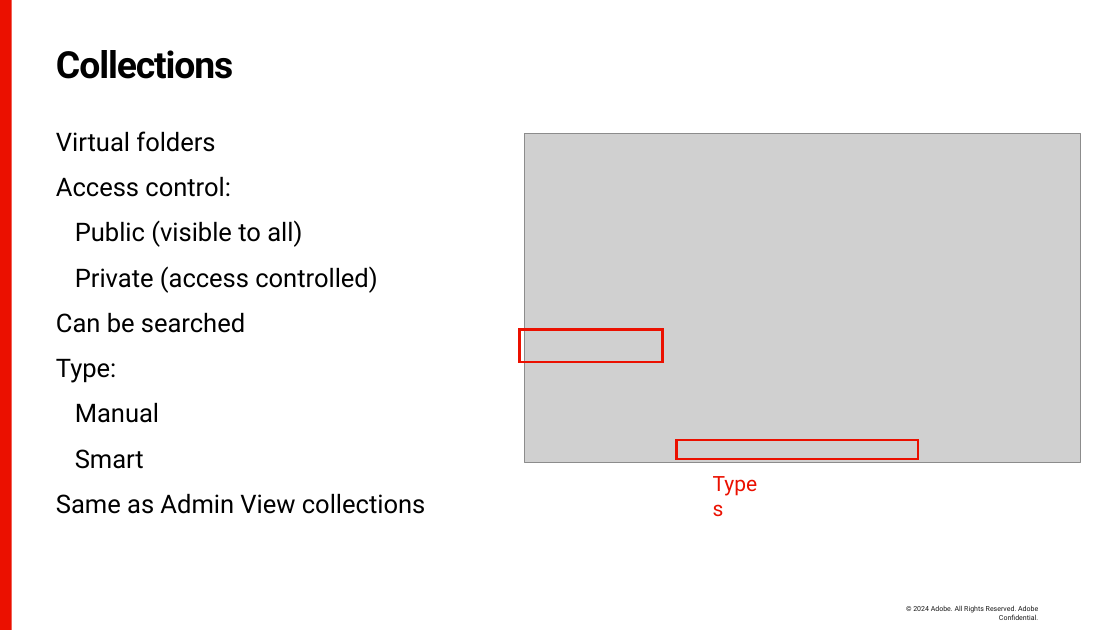
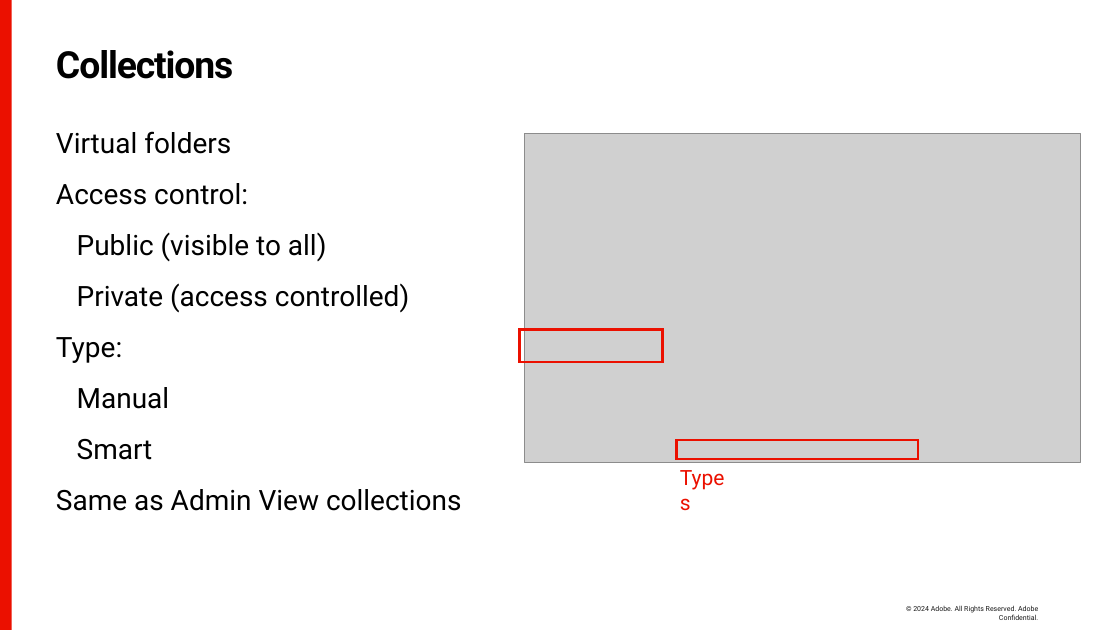
Before and after one commit to rfreemo/accelerator-aem-work-with-assetsview, a slide deck: slide 48 of presentation/aem-assets-working-assetsview.pptx (slide 43 before the commit). Drawn at 1120x630 pixels with LibreOffice and Linux fonts; fonts in the diff are those of the drawing; grey boxes stand for pictures; background and template pictures are left out. Boxes give left, top, right and bottom in pixels: in the first picture for what was removed or moved away, otherwise in the second. Text is boxed around its words. In the diff, an @@ line names an element or a change of style, - is before the commit and + after.

```diff
--- a/presentation/aem-assets-working-assetsview.pptx
+++ b/presentation/aem-assets-working-assetsview.pptx
@@ text "Virtual folders" at [56,131,462,511]: size 21.8 to 24 pt; more space between paragraphs; indent changed @@
@@ text at [56,312,245,333]: paragraph removed @@
-Can be searched
@@ text "Types": place and size @@
-text "Types" at [708,466,767,501]
+text "Types" at [676,460,734,495]
```
Also in this commit, not shown: 23 other slides changed, 8 slides added, 2 other files.
